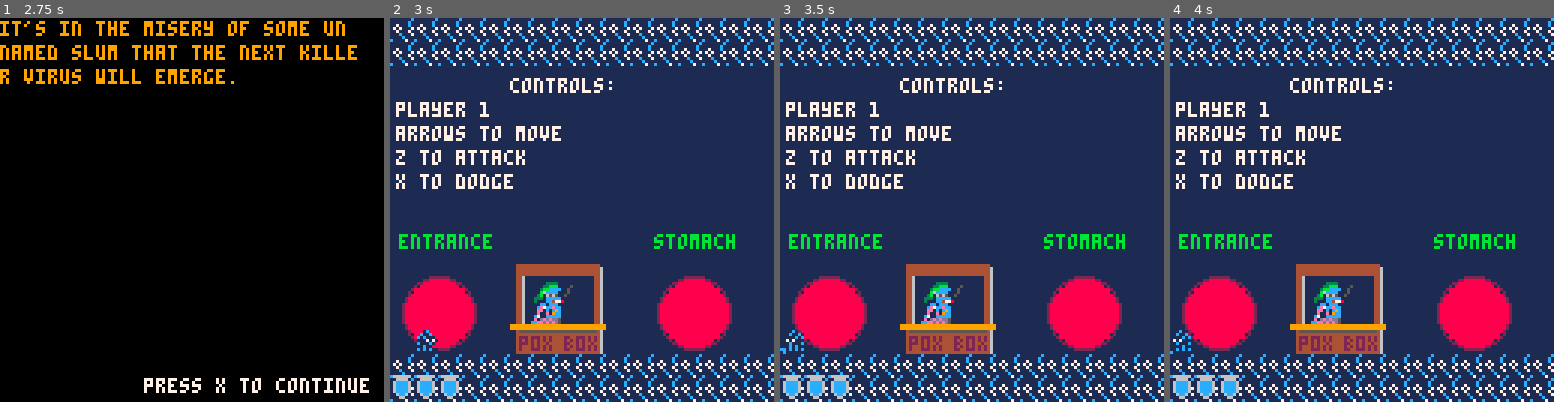
Above: before the commit, frames 1-4 (left to right).
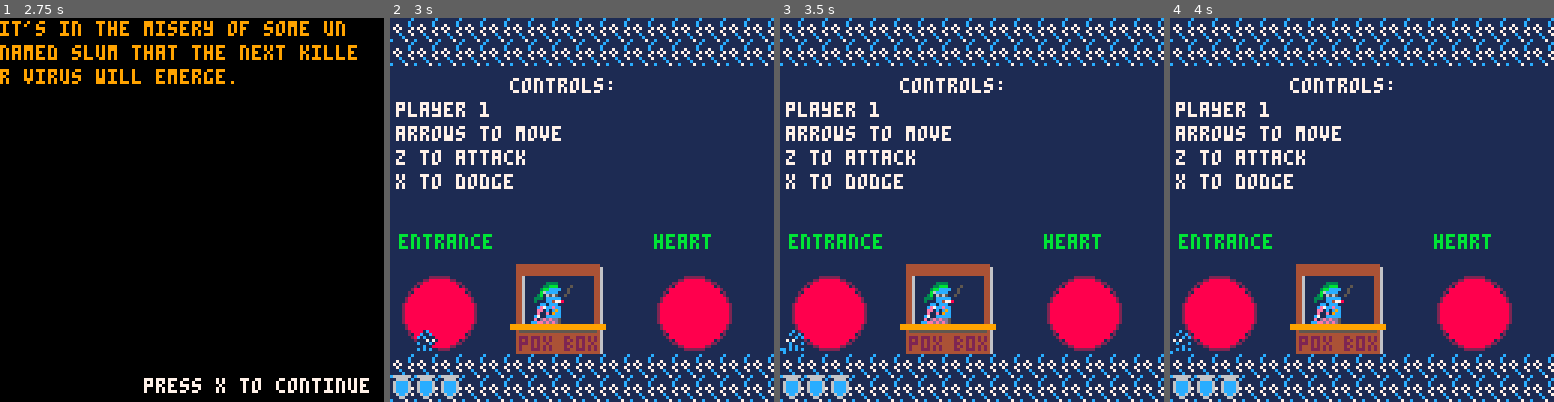
Above: after the commit, the same moments.

Repository: Von-dy/Game_Design_Final_Project
Game: PICO-8 cartridge current_build.p8
The game is run twice, just before and just after one commit, with the same random seed, the same clock (stepped at 60 frames per second) and the same inputs.
Inputs:
- Up to frame 1 (2.75 s): tap X (X key) at 0.33, 1.07, 1.85 s; tap O (Z key) at 0.7, 1.7, 2.1, 2.5 s; hold Right 1.6-2.1 s; hold Up 2.15-2.42 s; hold Right from 2.47 s (still down)
- Up to frame 2 (3 s): keep holding Right; tap O (Z key) at 2.9 s; tap X (X key) at 2.97 s
- Up to frame 3 (3.5 s): release Right at 3.03 s; hold Left from 3.08 s (still down); tap O (Z key) at 3.3 s
- Up to frame 4 (4 s): release Left at 3.58 s; hold Down 3.63-3.97 s; tap O (Z key) at 3.7 s

Frame 1 is identical in both runs. In frame 2, 0.3% of the frame differs, in the area x 68-90%, y 56-61%; in frame 3, 0.3%; in frame 4, 0.3%.

Commit message:
Update current_build.p8

Diff:
--- a/current_build.p8
+++ b/current_build.p8
@@ -50,7 +50,7 @@
    screenshake=0,
    camx=0,
    camy=0,
-   b_remaining={2} --for testing
+   b_remaining={1,2,3} --for testing
  }
  --player list
  players = {}
